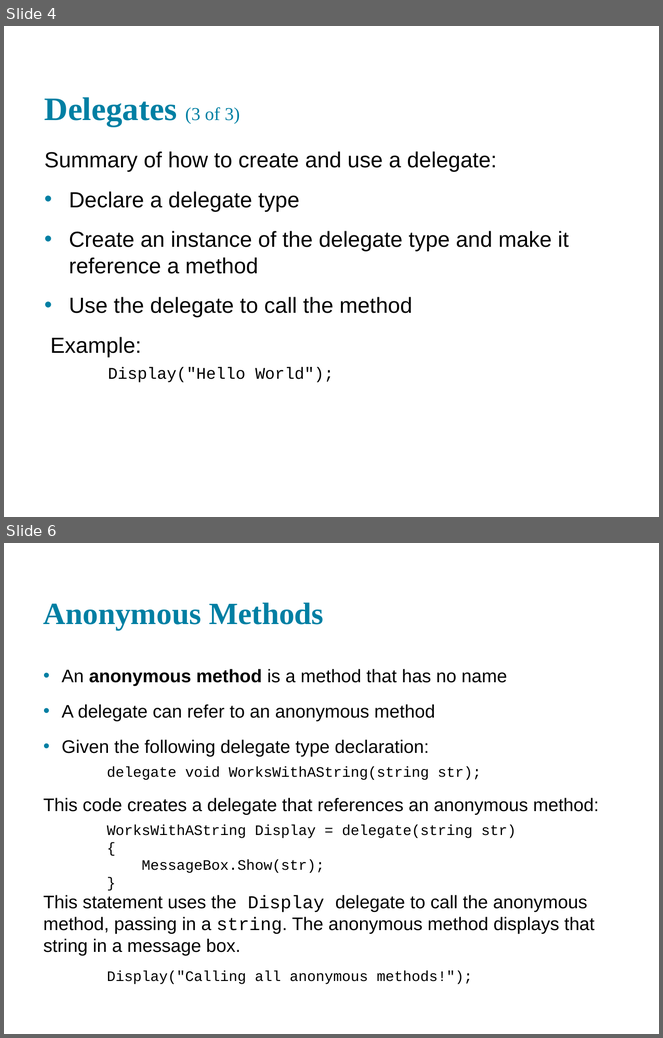
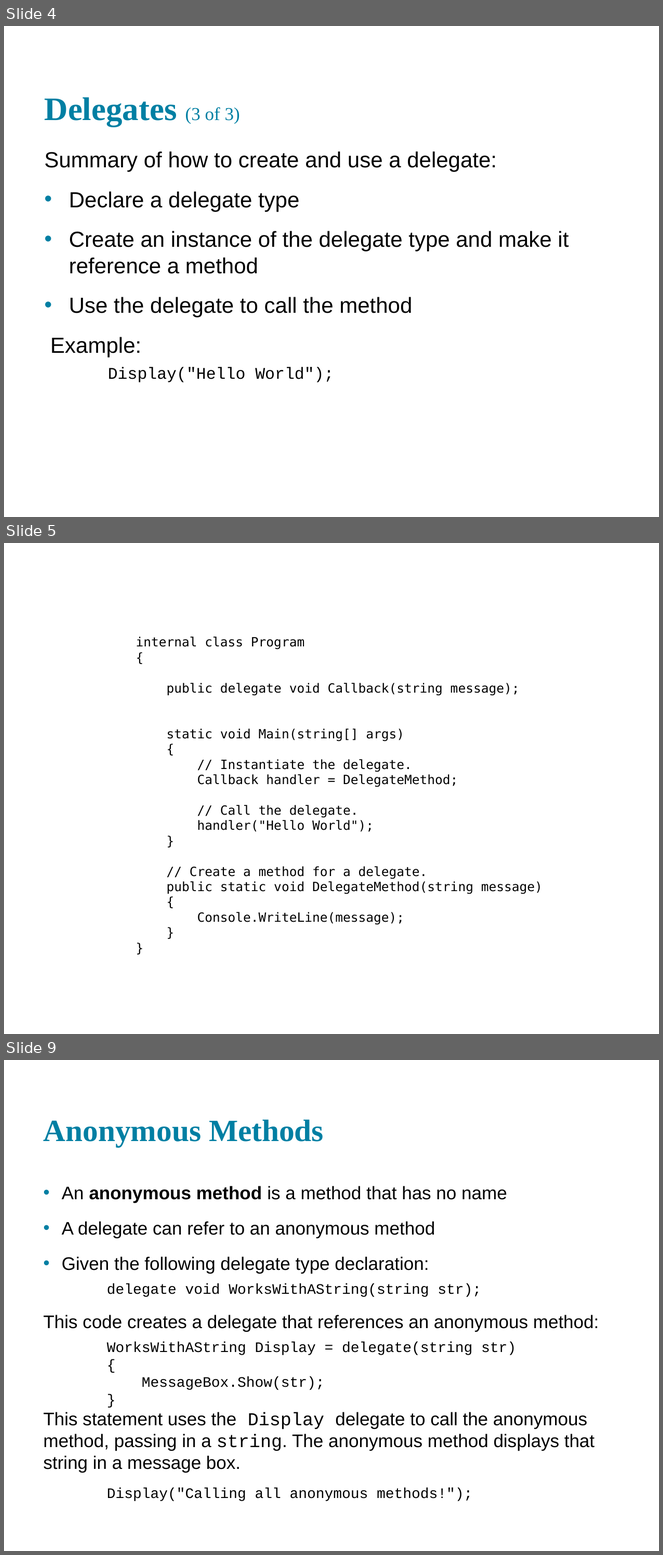
Before and after one commit to mgasoit/csharp_training, a slide deck: ppt/14. C# - Delegates, Anonymous Methods, and Lambda Expressions.pptx. Shown one above the other, each under a label of ours: slides 4 and 6 before the commit, slides 4, 5 and 9 after it; the slides between them are not shown. The pictures are 663x1038 and 663x1555 pixels, drawn with LibreOffice and Linux fonts; fonts in the diff are those of the drawing. Boxes give left, top, right and bottom in pixels: in the first picture for what was removed or moved away, otherwise in the second. Text is boxed around its words. In the diff, an @@ line names an element or a change of style, - is before the commit and + after.

```diff
--- a/ppt/14. C# - Delegates, Anonymous Methods, and Lambda Expressions.pptx
+++ b/ppt/14. C# - Delegates, Anonymous Methods, and Lambda Expressions.pptx
@@ slide 5 added at [4, 543, 659, 1034], background #FFFFFF @@
@@ text added at [136, 637, 543, 925], 14 pt, text #000000 @@
+internal class Program
+{
+public delegate void Callback(string message);
+static void Main(string[] args)
+{
+// Instantiate the delegate.
+Callback handler = DelegateMethod;
+// Call the delegate.
+handler("Hello World");
+}
+// Create a method for a delegate.
+public static void DelegateMethod(string message)
+{
+Console.WriteLine(message);
+}
+}
@@ what was slide 6 is now slide 9 @@
```
Also in this commit, not shown: 3 slides changed, 2 other slides added.
